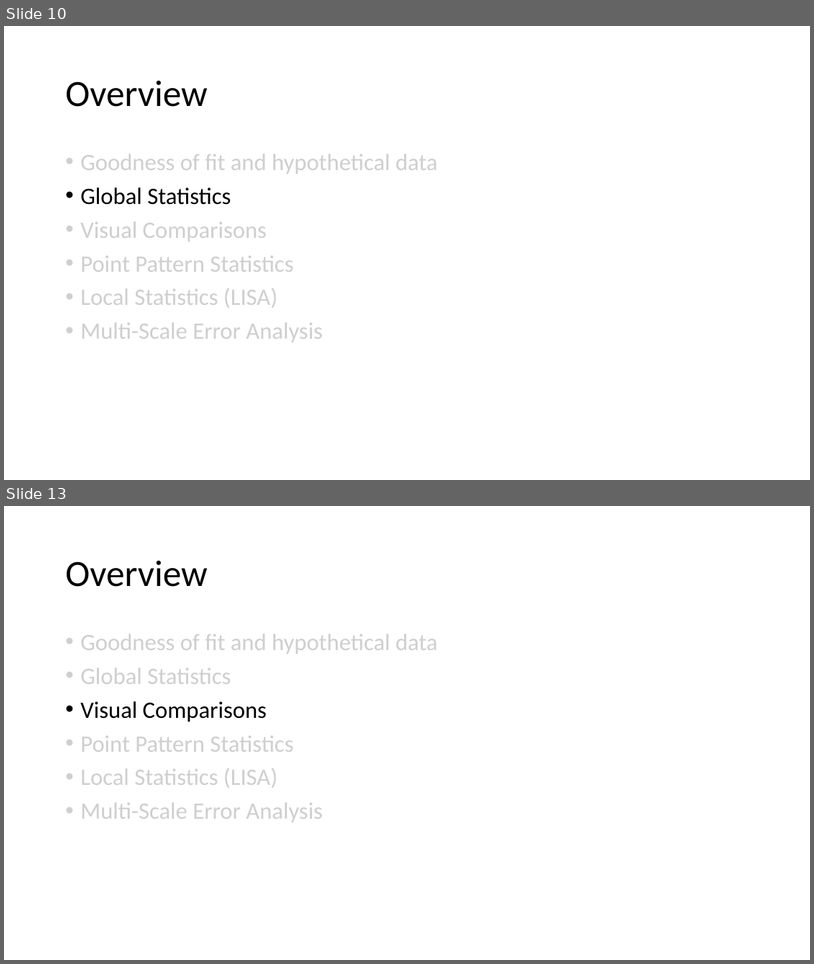
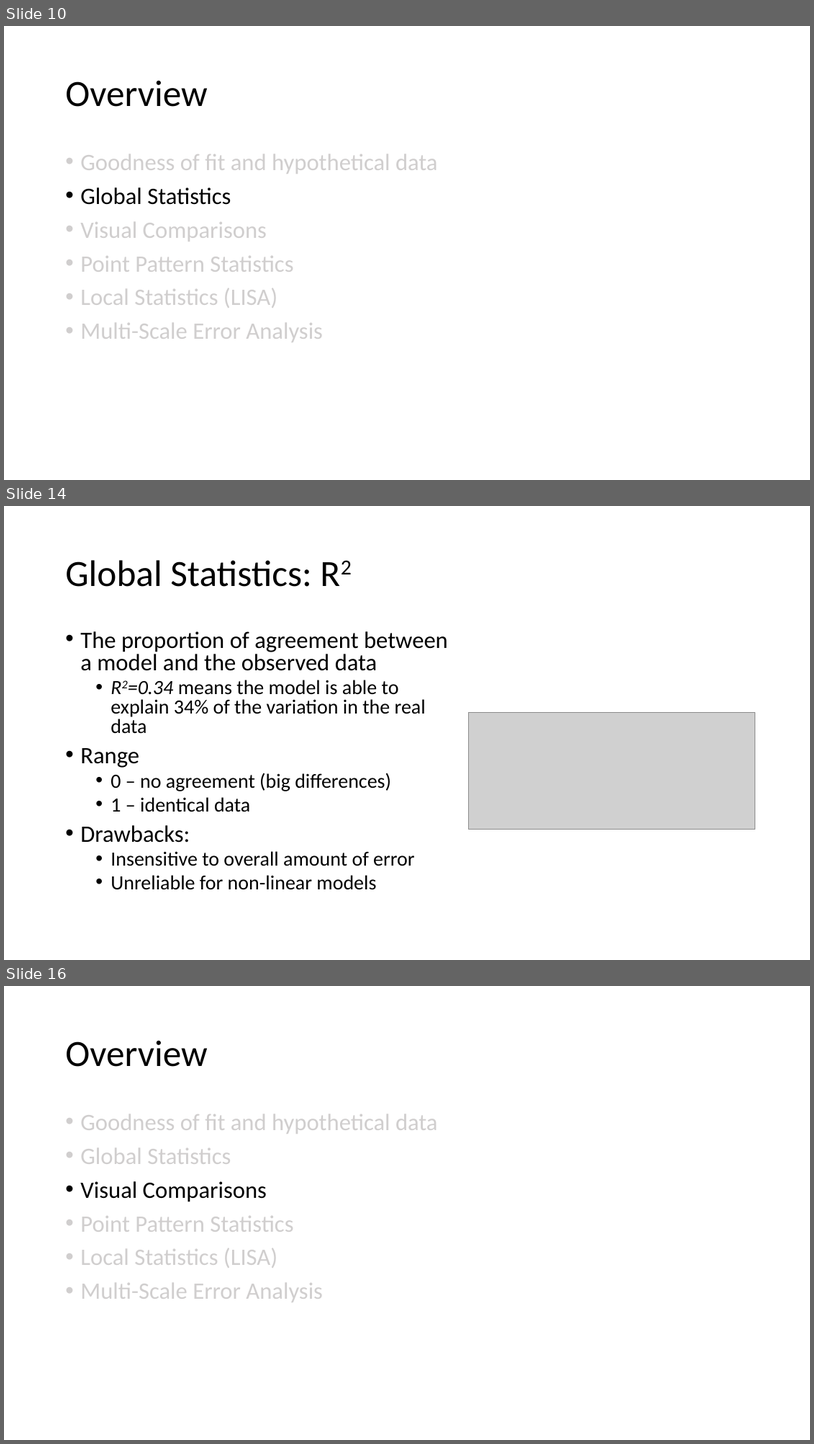
Before and after one commit to abmgis/abmgis, a slide deck: Chapter09-SpatialStatistics/Chapter9.pptx. Shown one above the other, each under a label of ours: slides 10 and 13 before the commit, slides 10, 14 and 16 after it; the slides between them are not shown. The pictures are 814x964 and 814x1444 pixels, drawn with LibreOffice and Linux fonts; fonts in the diff are those of the drawing; grey boxes stand for pictures. Boxes give left, top, right and bottom in pixels: in the first picture for what was removed or moved away, otherwise in the second. Text is boxed around its words. In the diff, an @@ line names an element or a change of style, - is before the commit and + after.

```diff
--- a/Chapter09-SpatialStatistics/Chapter9.pptx
+++ b/Chapter09-SpatialStatistics/Chapter9.pptx
@@ slide 14 added at box(4, 506, 810, 960), background #FFFFFF @@
@@ title added at box(65, 560, 311, 587), 44 pt, text #000000 @@
+Global Statistics: R2
@@ text added at box(80, 631, 448, 890), 24 pt, text #000000 @@
+• The proportion of agreement between a model and the observed data
+  • R2=0.34 means the model is able to explain 34% of the variation in the real data
+• Range
+  • 0 – no agreement (big differences)
+  • 1 – identical data
+• Drawbacks:
+  • Insensitive to overall amount of error
+  • Unreliable for non-linear models
@@ picture added at box(468, 713, 756, 829) @@
@@ what was slide 13 is now slide 16 @@
```
Also in this commit, not shown: 6 other slides added, 4 slides removed, 6 other files.
